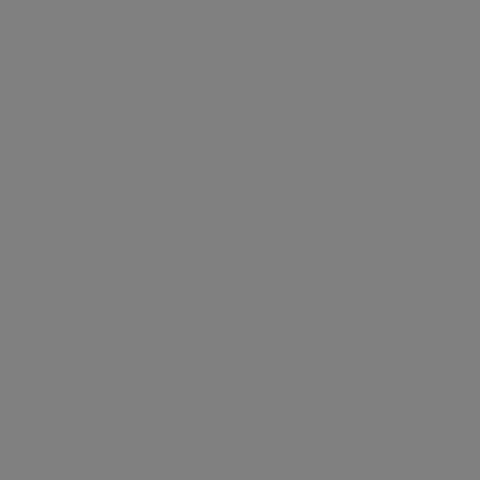
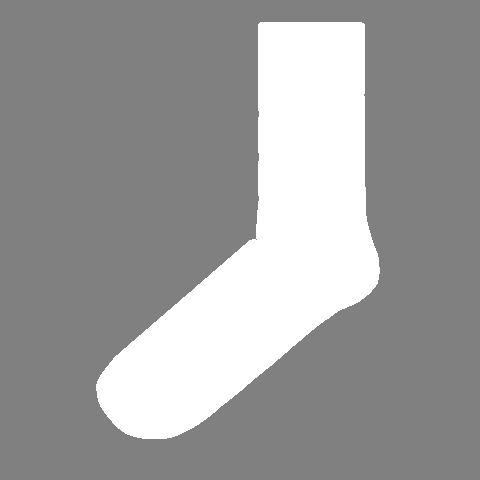
Layers edited between the first and the second 480 × 480 image:
showed "Pasted Layer", painted on it over [96, 22, 380, 439]
